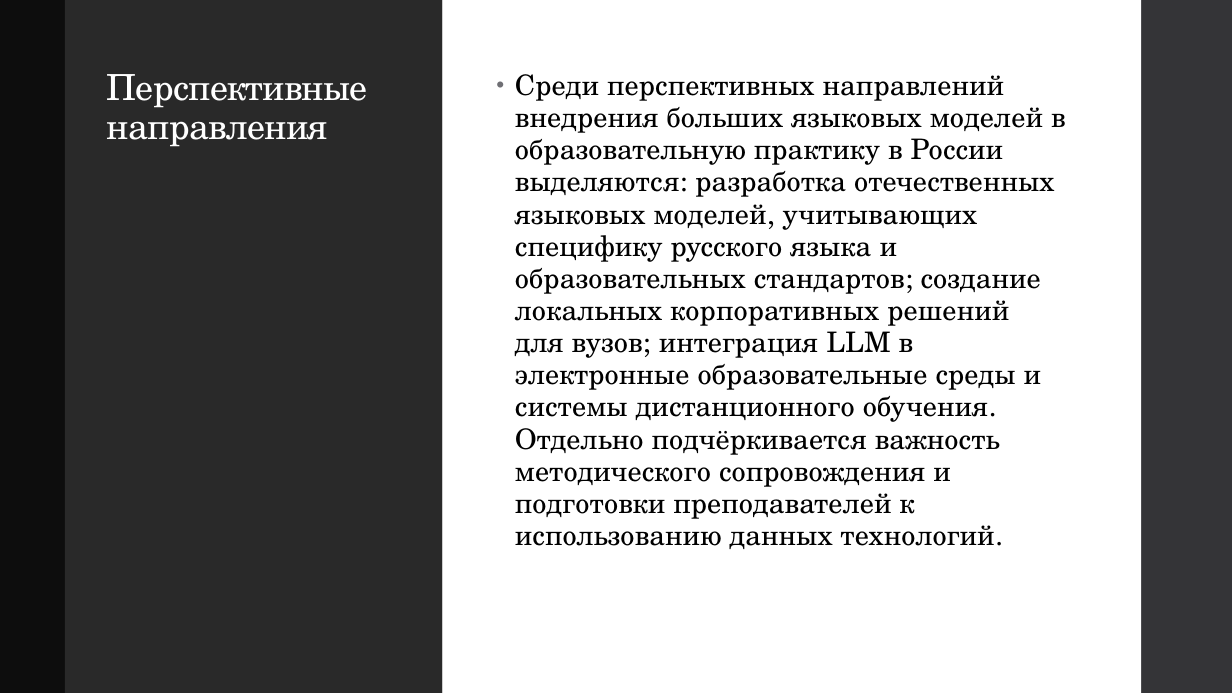
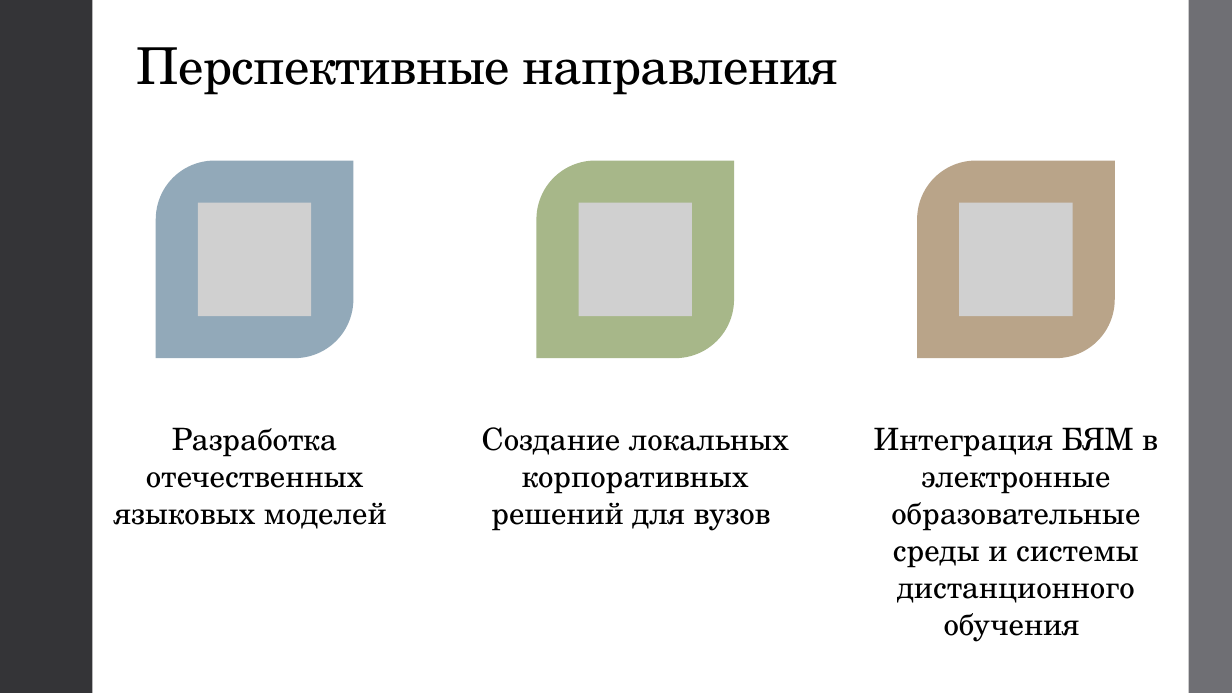
Before and after one commit to AknasMacefg/ITiABD, a slide deck: slide 8 of Курс 3/УНС/ИД23-1_Маслов_АН_УНС.pptx (slide 6 before the commit). Drawn at 1232x693 pixels with LibreOffice and Linux fonts; fonts in the diff are those of the drawing; grey boxes stand for pictures. Boxes give left, top, right and bottom in pixels: in the first picture for what was removed or moved away, otherwise in the second. Text is boxed around its words. In the diff, an @@ line names an element or a change of style, - is before the commit and + after.

```diff
--- a/Курс 3/УНС/ИД23-1_Маслов_АН_УНС.pptx
+++ b/Курс 3/УНС/ИД23-1_Маслов_АН_УНС.pptx
@@ rectangle: place and size @@
-rectangle at box(0, 0, 65, 693)
+rectangle at box(0, 0, 92, 693)
@@ rectangle at box(0, 0, 92, 693): fill #0D0D0D to #353537 @@
@@ rectangle: place and size @@
-rectangle at box(443, 0, 1141, 693)
+rectangle at box(0, 0, 1232, 693)
@@ rectangle removed at box(65, 0, 443, 693) @@
@@ rectangle added at box(1189, 0, 1232, 693), fill #6F6F74 @@
@@ title "Перспективные направления": place and size @@
-title "Перспективные направления" at box(107, 74, 368, 147)
+title "Перспективные направления" at box(137, 47, 839, 95)
@@ title "Перспективные направления" at box(137, 47, 839, 95): size 28 to 39.6 pt, text colour #FFFFFF to #000000; vertical alignment top to bottom @@
@@ text removed at box(515, 74, 1066, 549) @@
-• Среди перспективных направлений внедрения больших языковых моделей в образовательную практику в России выделяются: разработка отечественных языковых моделей, учитывающих специфику русского языка и образовательных стандартов; создание локальных корпоративных решений для вузов; интеграция LLM в электронные образовательные среды и системы дистанционного обучения. Отдельно подчёркивается важность методического сопровождения и подготовки преподавателей к использованию данных технологий.
@@ group added at box(114, 161, 1158, 642): 3 round diag rects, 3 pictures, 3 texts @@
+Разработка отечественных языковых моделей
+Создание локальных корпоративных решений для вузов
+Интеграция БЯМ в электронные образовательные среды и системы дистанционного обучения
```
Also in this commit, not shown: 4 other slides changed, 4 slides added, 1 slide removed.
